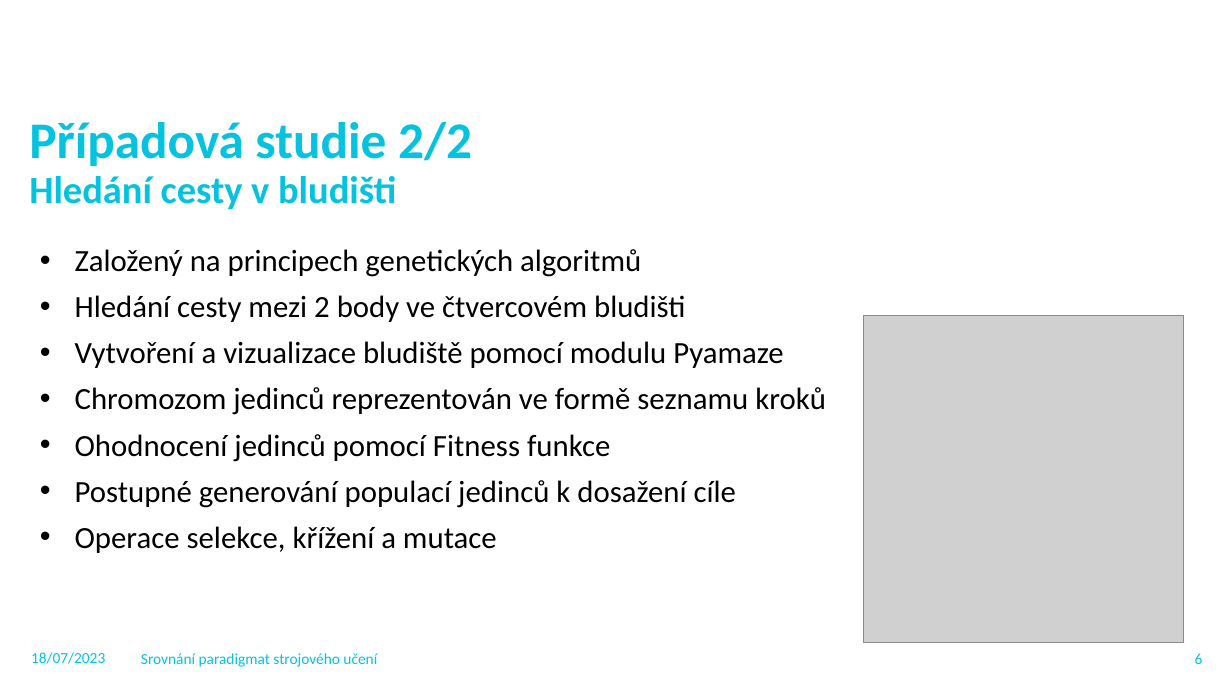
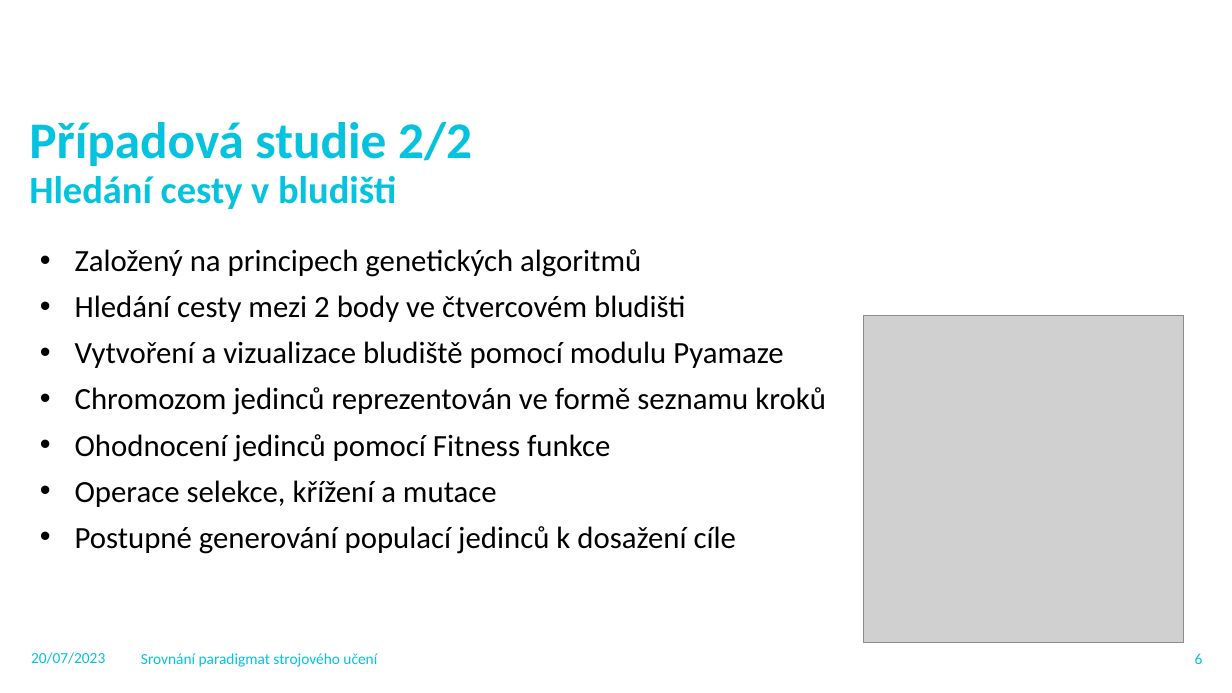
Before and after one commit to Vorteo/BP, a slide deck: slide 7 of Obhajoba_KAL0266.pptx. Drawn at 1232x693 pixels with LibreOffice and Linux fonts; fonts in the diff are those of the drawing; grey boxes stand for pictures; background and template pictures are left out. Boxes give left, top, right and bottom in pixels: in the first picture for what was removed or moved away, otherwise in the second. Text is boxed around its words. In the diff, an @@ line names an element or a change of style, - is before the commit and + after.

```diff
--- a/Obhajoba_KAL0266.pptx
+++ b/Obhajoba_KAL0266.pptx
@@ text at bbox=[75, 480, 497, 507]: paragraph added @@
+• Operace selekce, křížení a mutace
@@ text at bbox=[75, 526, 497, 553]: paragraph removed @@
-• Operace selekce, křížení a mutace
@@ text at bbox=[31, 652, 105, 664]: text changed @@
-18/07/2023
+20/07/2023
```
Also in this commit, not shown: 8 other slides changed, 2 other files.
